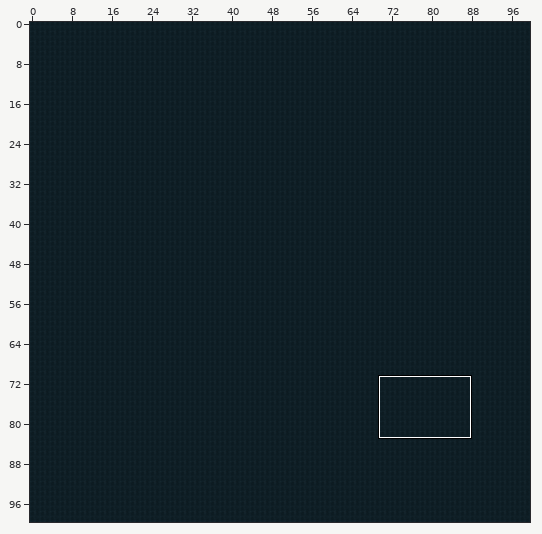
Level history. Tiled map (JSON): LostAndDivine.ClientMonoGame/Content/Sectors/2_10.tmj. Above: a wide view before the commit, with the close-up outlined.
Close-up. First the earlier version:
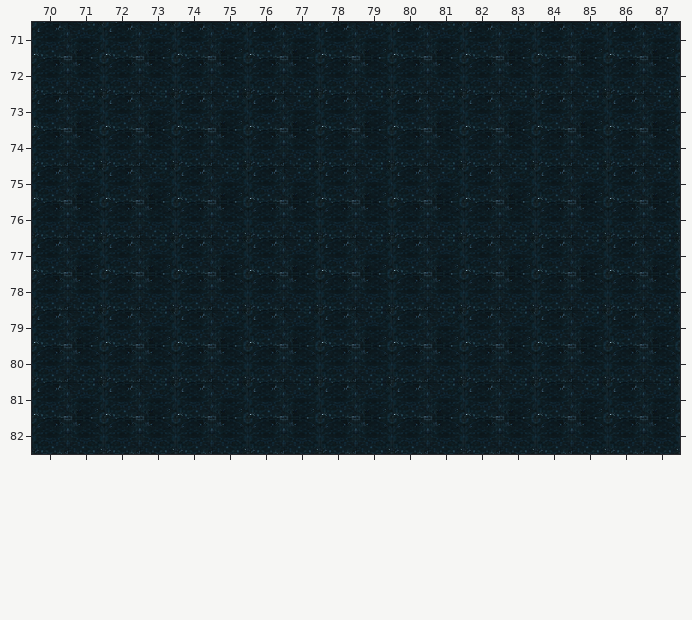
Cells are 64x64 px. Shown: x 70..87, y 71..82. The commit also changed other parts of the map, which this record leaves out.
Once edited:
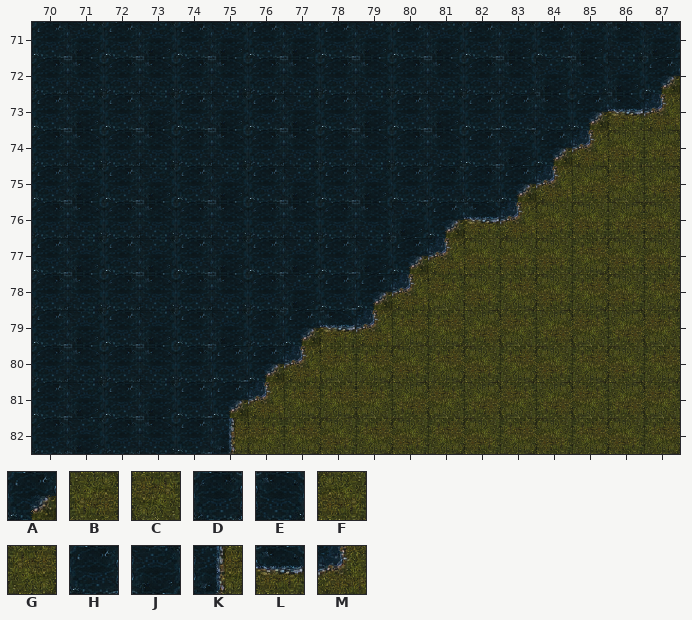
Key: from "World-Tilemap": A 10, B 91, C 92, D 99, E 100, F 121, G 122, H 129, J 130, K 131, L 159, M 161.
_ is an empty cell.
What changed:
Layer "Слой тайлов 1":
y 71: x 86 H -> E
y 72: x 84 D -> J; x 86..87 DE -> JA
y 73: x 83..87 JHJHJ -> HEALM
y 74: x 82..87 DEDEDE -> HJAMFB
y 75: x 81..87 JHJHJHJ -> DDAMBCB
y 76: x 80..87 DEDEDEDE -> JALMFFBF
y 77: x 80..87 HJHJHJHJ -> AMFFFGFF
y 78: x 77..87 EDEDEDEDEDE -> JHAMCFGFGFG
y 79: x 76..87 HJHJHJHJHJHJ -> DALMGGBCBCBC
y 80: x 75..87 EDEDEDEDEDEDE -> HAMCGFGFGFGFG
y 81: x 75..87 JHJHJHJHJHJHJ -> AMGGCBCBCBCBC
y 82: x 71 E -> J; x 74..87 DEDEDEDEDEDEDE -> HKCGFGFGFGFGFG
